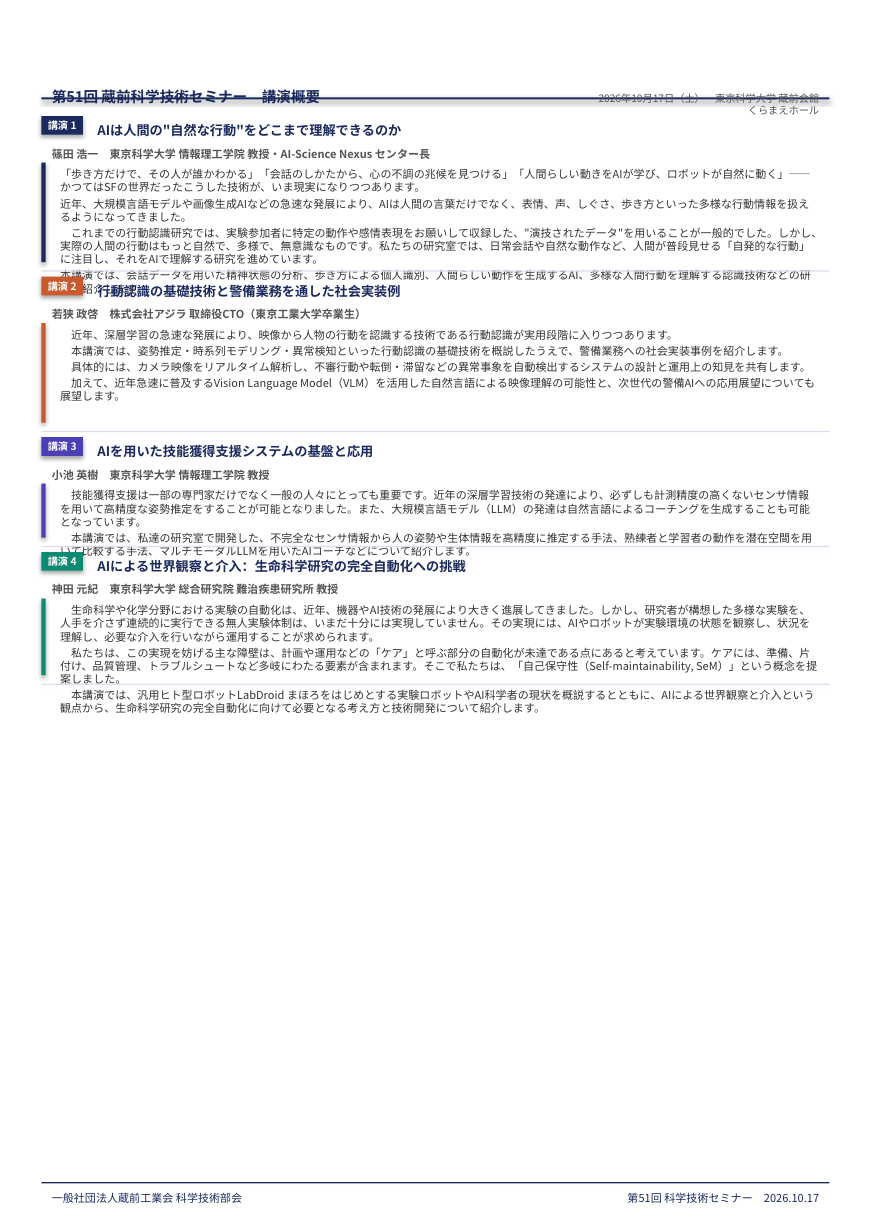
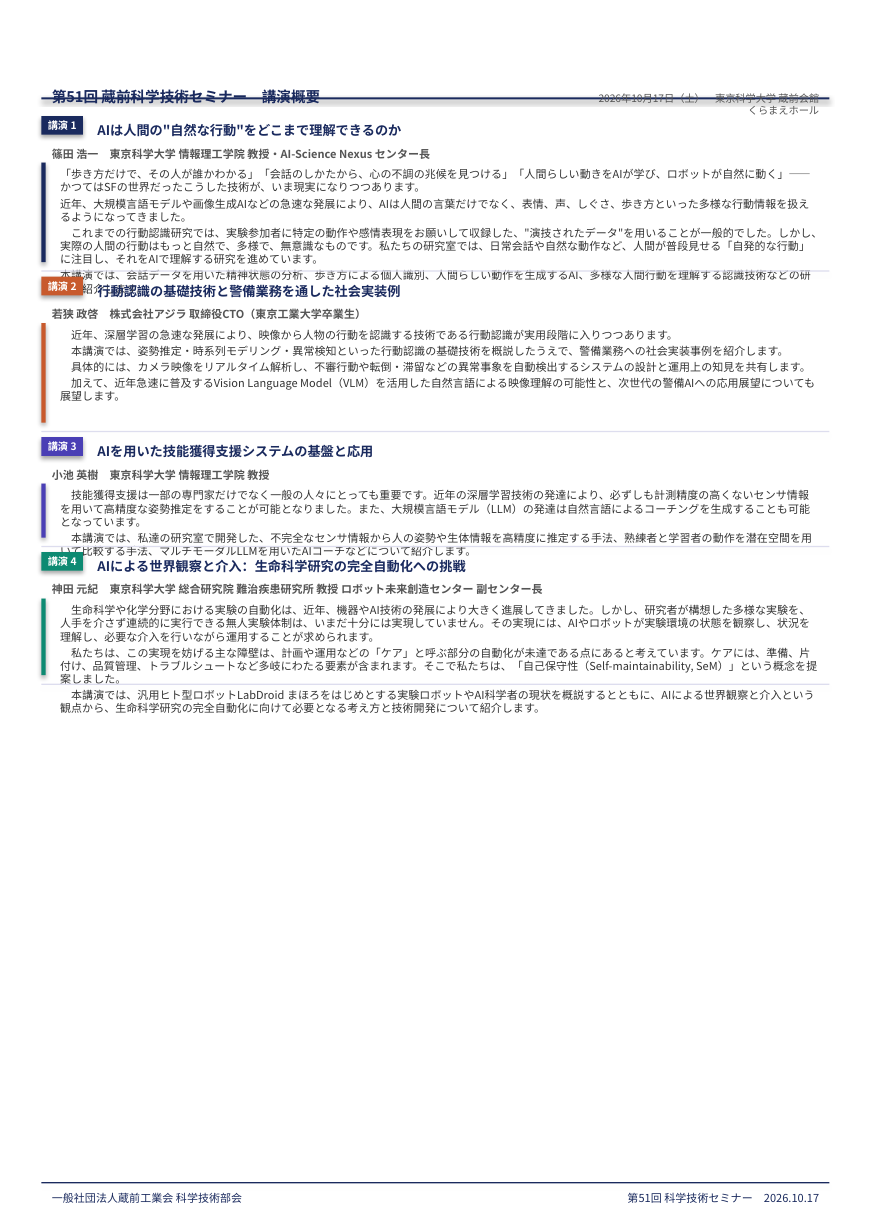
Before and after one commit to 884office/884office.github.io, a slide deck: slide 2 of 51stksts-flyer.pptx. Drawn at 871x1232 pixels with LibreOffice and Linux fonts; fonts in the diff are those of the drawing. Boxes give left, top, right and bottom in pixels: in the first picture for what was removed or moved away, otherwise in the second. Text is boxed around its words. In the diff, an @@ line names an element or a change of style, - is before the commit and + after.

```diff
--- a/51stksts-flyer.pptx
+++ b/51stksts-flyer.pptx
@@ text at <box>52,583,542,594</box>: text changed @@
-神田 元紀 東京科学大学 総合研究院 難治疾患研究所 教授
+神田 元紀 東京科学大学 総合研究院 難治疾患研究所 教授 ロボット未来創造センター 副センター長
```
Also in this commit, not shown: 3 other files.
